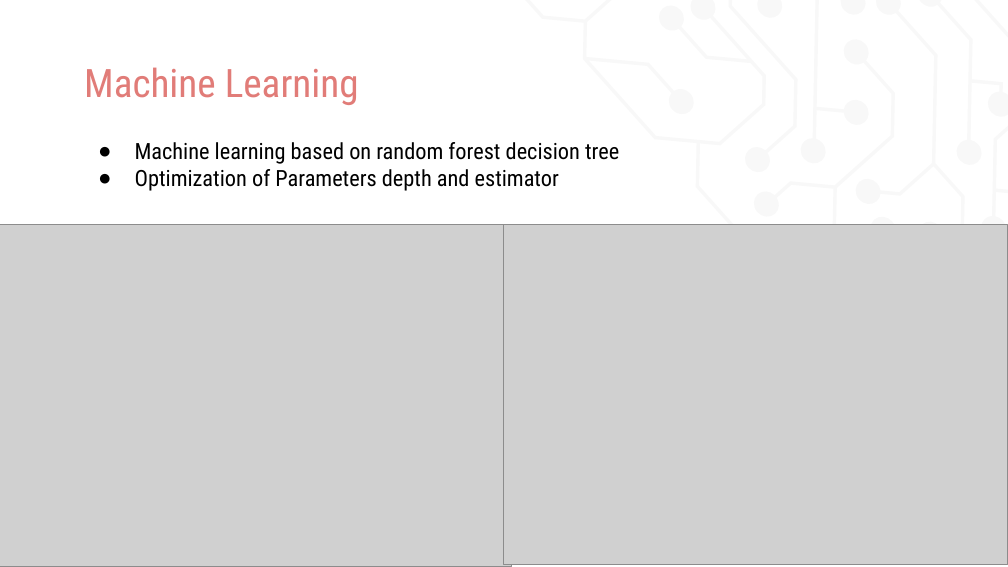
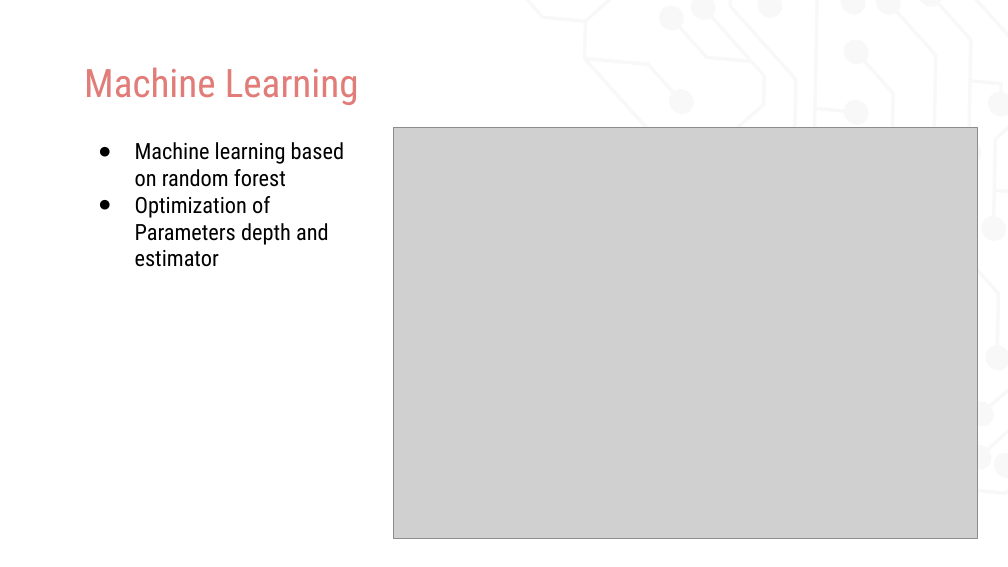
Before and after one commit to uro1012/MIALab, a slide deck: slide 4 of presentation/Presentation_valerioMollet.pptx. Drawn at 1008x567 pixels with LibreOffice and Linux fonts; fonts in the diff are those of the drawing; grey boxes stand for pictures. Boxes give left, top, right and bottom in pixels: in the first picture for what was removed or moved away, otherwise in the second. Text is boxed around its words. In the diff, an @@ line names an element or a change of style, - is before the commit and + after.

```diff
--- a/presentation/Presentation_valerioMollet.pptx
+++ b/presentation/Presentation_valerioMollet.pptx
@@ text at [135,142,344,187]: text changed @@
-● Machine learning based on random forest decision tree
+● Machine learning based on random forest
@@ picture: place and size @@
-picture at [0,225,512,567]
+picture at [393,127,978,538]
@@ picture removed at [504,225,1008,565] @@
```
Also in this commit, not shown: 2 other slides changed, 1 slide added.
